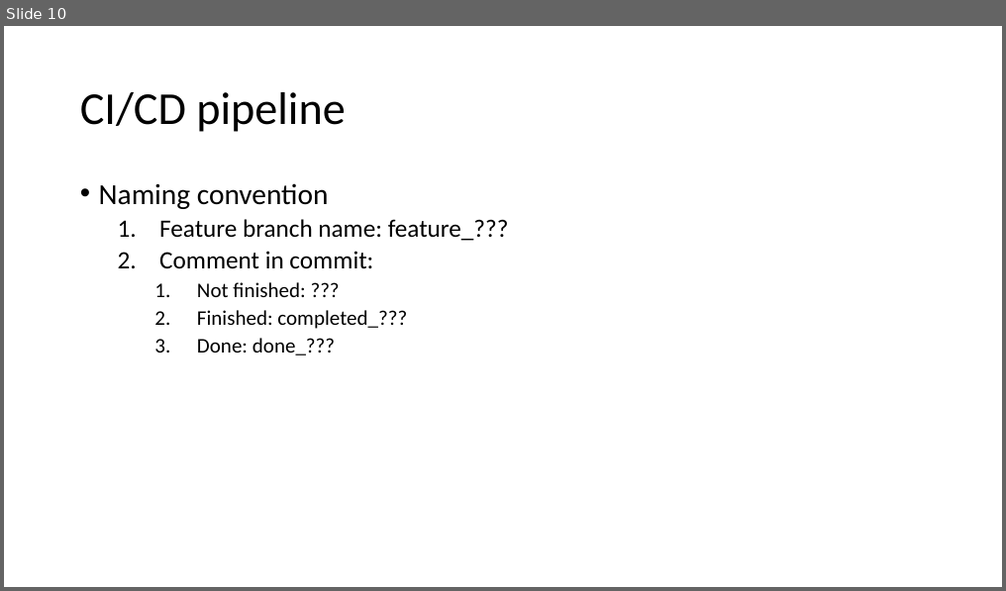
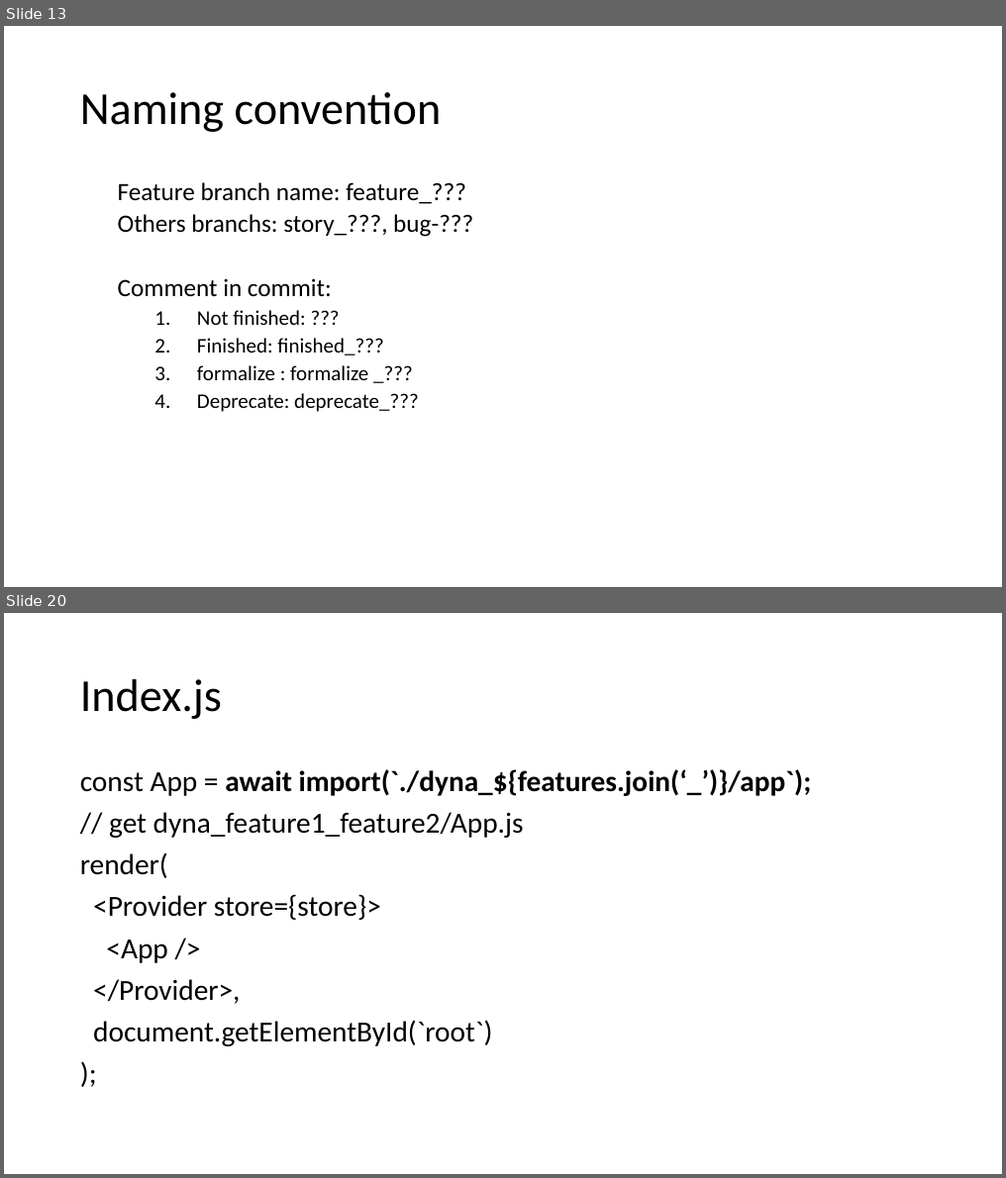
Before and after one commit to chaiyilin/featureToggling, a slide deck: featureToggles.pptx. Shown one above the other, each under a label of ours: slide 10 before the commit, slides 13 and 20 after it; the slides between them are not shown. The pictures are 1006x591 and 1006x1178 pixels, drawn with LibreOffice and Linux fonts; fonts in the diff are those of the drawing. Boxes give left, top, right and bottom in pixels: in the first picture for what was removed or moved away, otherwise in the second. Text is boxed around its words. In the diff, an @@ line names an element or a change of style, - is before the commit and + after.

```diff
--- a/featureToggles.pptx
+++ b/featureToggles.pptx
@@ slide 20 added at (x1=4, y1=613, x2=1002, y2=1174), background #FFFFFF @@
@@ title added at (x1=80, y1=679, x2=222, y2=719), 44 pt, text #000000 @@
+Index.js
@@ text added at (x1=80, y1=769, x2=812, y2=1047), 28 pt, text #000000 @@
+const App = await import(`./dyna_${features.join(‘_’)}/app`);
+// get dyna_feature1_feature2/App.js
+render(
+<Provider store={store}>
+<App />
+</Provider>,
+document.getElementById(`root`)
+);
@@ what was slide 10 is now slide 13 @@
@@ slide 13 changed as well @@
@@ title at (x1=80, y1=92, x2=442, y2=132): text changed @@
-CI/CD pipeline
+Naming convention
@@ text at (x1=99, y1=183, x2=329, y2=209): paragraph removed @@
-• Naming convention
@@ text at (x1=118, y1=182, x2=466, y2=296): bullet 1. to none @@
@@ text at (x1=118, y1=214, x2=473, y2=237): paragraph added @@
+  Others branchs: story_???, bug-???
@@ text at (x1=197, y1=338, x2=419, y2=412): text changed @@
-    2. Finished: completed_???
-    3. Done: done_???
+    2. Finished: finished_???
+    3. formalize : formalize _???
+    4. Deprecate: deprecate_???
```
Also in this commit, not shown: 2 other slides changed, 13 other slides added, 4 slides removed.
